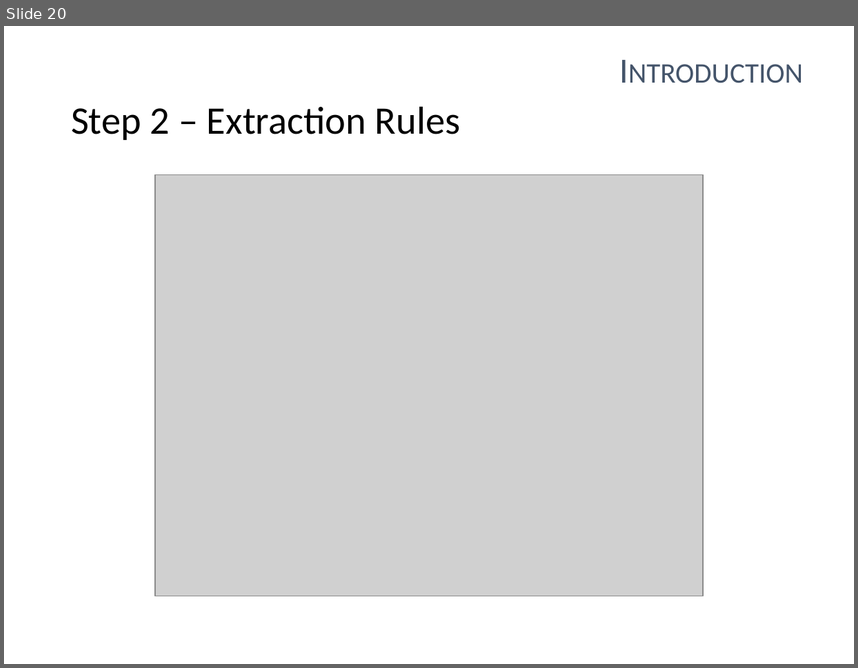
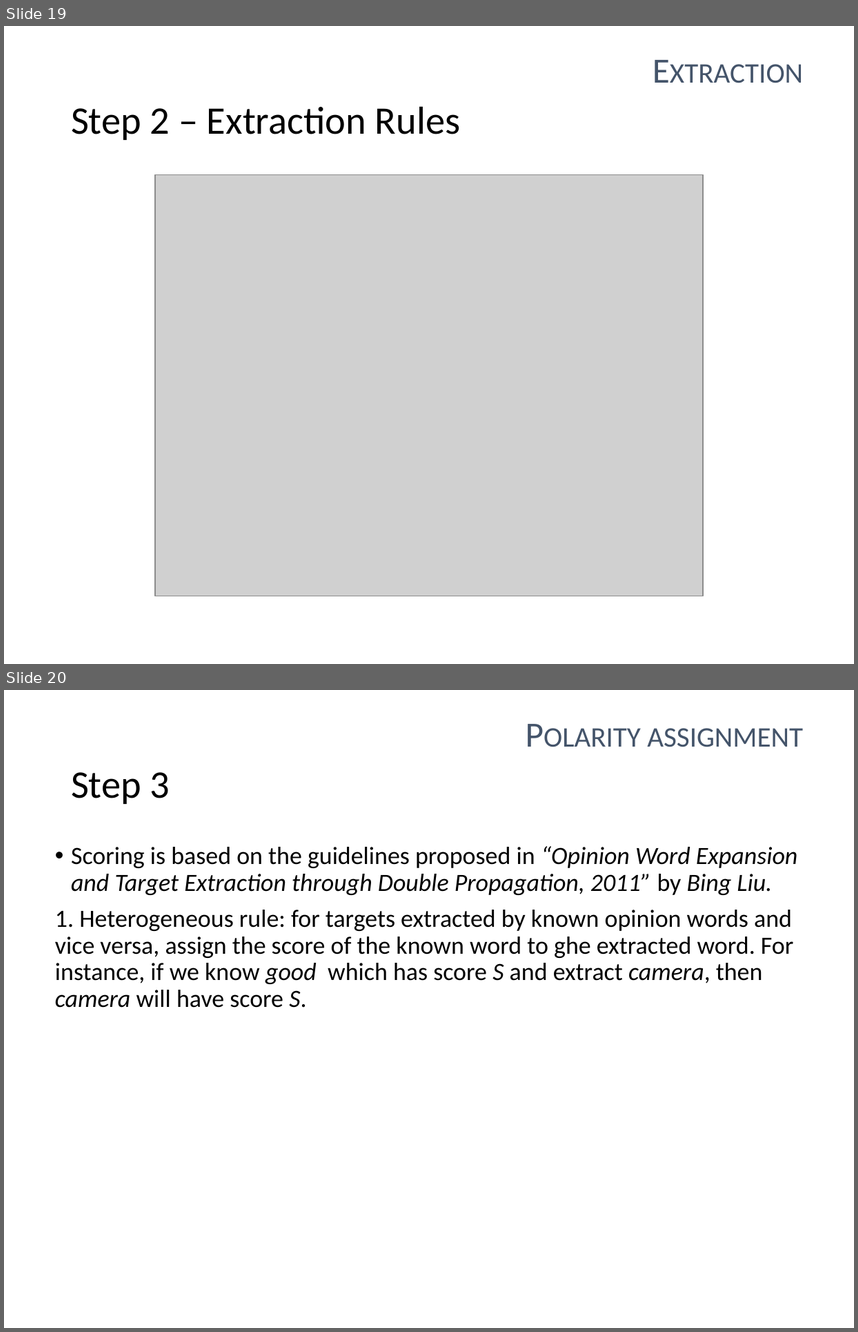
Before and after one commit to dariussuciu/unsupervised-sentiment-analysis, a slide deck: PEM_Presentation.pptx. Shown one above the other, each under a label of ours: slide 20 before the commit, slides 19 and 20 after it. The pictures are 858x668 and 858x1332 pixels, drawn with LibreOffice and Linux fonts; fonts in the diff are those of the drawing; grey boxes stand for pictures. Boxes give left, top, right and bottom in pixels: in the first picture for what was removed or moved away, otherwise in the second. Text is boxed around its words. In the diff, an @@ line names an element or a change of style, - is before the commit and + after.

```diff
--- a/PEM_Presentation.pptx
+++ b/PEM_Presentation.pptx
@@ slide 20 added at bbox=[4, 690, 854, 1328], background #FFFFFF @@
@@ text added at bbox=[647, 728, 803, 747], 30 pt, text #44546A, small capitals @@
+Polarity assignment
@@ title added at bbox=[71, 772, 170, 804], 33 pt, text #000000 @@
+Step 3
@@ text added at bbox=[55, 846, 798, 1007], 21 pt, text #000000 @@
+• Scoring is based on the guidelines proposed in “Opinion Word Expansion and Target Extraction through Double Propagation, 2011” by Bing Liu.
+1. Heterogeneous rule: for targets extracted by known opinion words and vice versa, assign the score of the known word to ghe extracted word. For instance, if we know good which has score S and extract camera, then camera will have score S.
@@ what was slide 20 is now slide 19 @@
@@ slide 19 changed as well @@
@@ text at bbox=[117, 40, 811, 94]: text changed @@
-Introduction
+Extraction
```
Also in this commit, not shown: 19 other slides changed, 3 other slides added, 4 slides removed.
